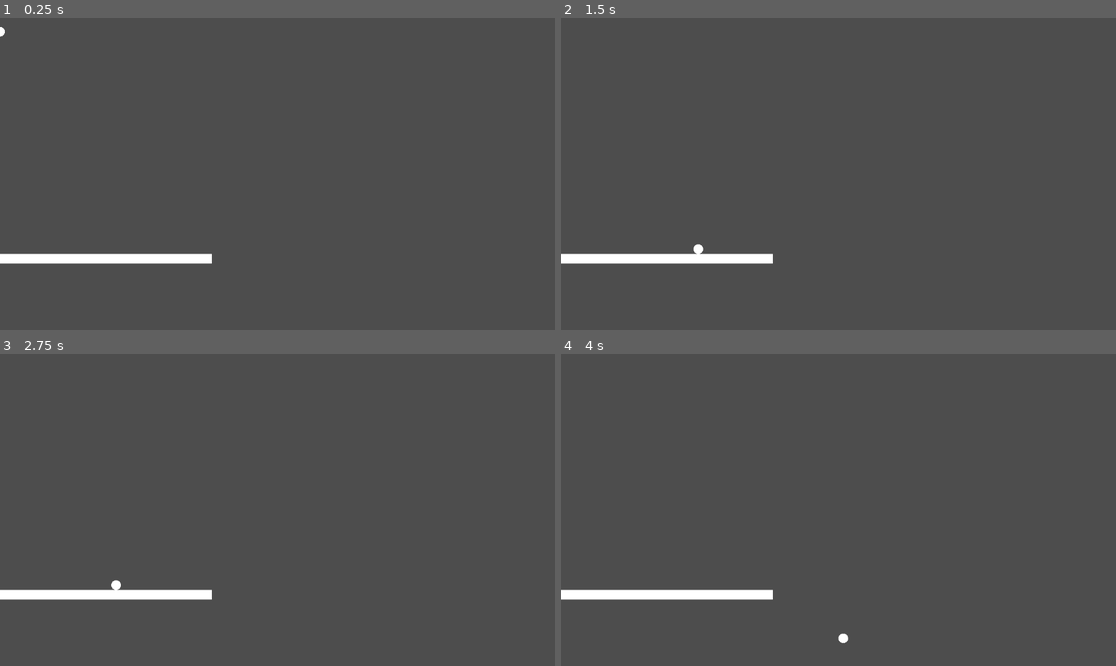
Above: before the commit, frames 1-4 (two rows, left to right).
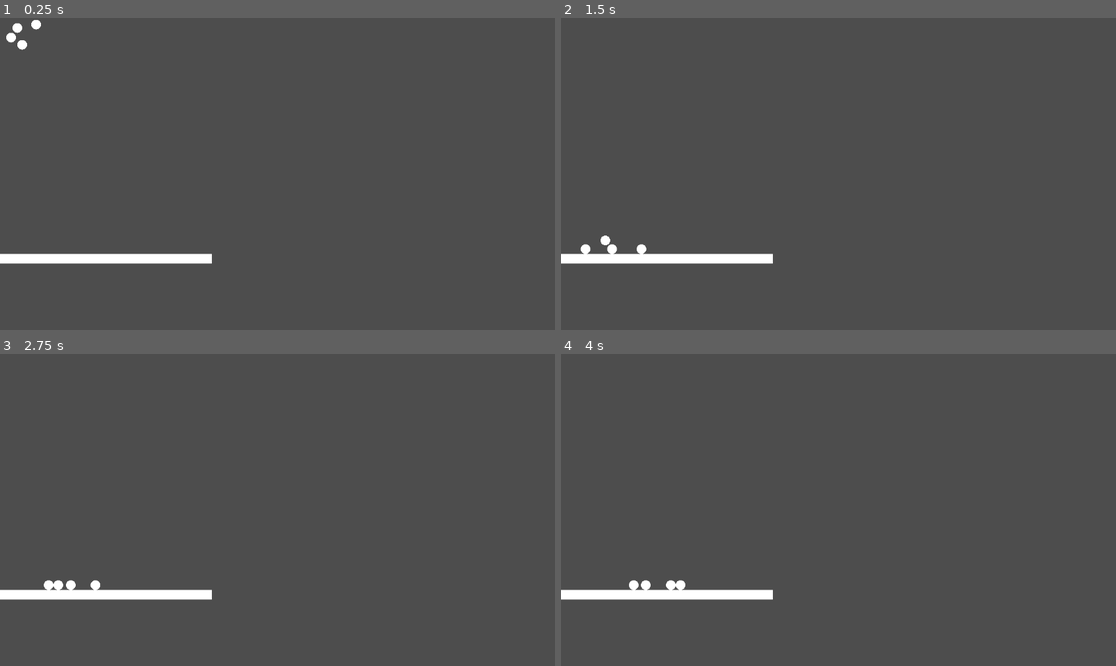
Above: after the commit, the same moments.

Repository: i1rs7/Toy-4-Game-Jam
Game: Godot game, scene res://game files/testing.tscn
Two runs of this game, one before a commit and one after it. Both use one fixed random seed, a clock stepped at 60 frames per second and the inputs below.
Inputs (mouse positions are in pixels of both pictures, inside the frame that each line leads up to):
- Up to frame 1 (0.25 s): no input
- Up to frame 2 (1.5 s): tap Enter (ui_accept) at 0.5, 0.6, 0.77, 1.07, 1.35 s; move the mouse to (960, 158) at 0.52 s; hold Right (ui_right) from 0.53 s (still down); move the mouse to (727, 189) at 1.27 s
- Up to frame 3 (2.75 s): tap Enter (ui_accept) at 1.52, 1.82, 2, 2.1 s; move the mouse to (333, 441) at 2.02 s; release Right (ui_right) at 2.03 s; hold Left (ui_left) from 2.03 s (still down)
- Up to frame 4 (4 s): tap Enter (ui_accept) at 2.75, 2.85, 3.02, 3.32, 3.5, 3.6, 3.77 s; move the mouse to (810, 572) at 2.77 s; release Left (ui_left) at 2.78 s; hold Right (ui_right) from 2.78 s (still down); move the mouse to (1005, 556) at 3.52 s

The runs differ from the first frame. In frame 1, 0.2% of the frame differs, in the area x 0-8%, y 0-11%; in frame 2, 0.2%, in the area x 3-26%, y 69-76%; in frame 3, 0.2%; in frame 4, 0.2%.

Commit message:
Added player movement and selection
Used metadata for selection, and created a script for player manager to cycle selection using a list of addresses.

Diff:
--- a/game files/game elements/player/player.gd
+++ b/game files/game elements/player/player.gd
@@ -4,10 +4,14 @@
 const SPEED = 300.0
 const JUMP_VELOCITY = -400.0
 
+func _physics_process(delta: float) -> void:
+	move(delta)
 
-func _physics_process(delta: float) -> void:
+
+func move(delta: float) -> void:
+	velocity.x = 0 # don't move x if not selected, set movement in selected if loop
 	if not is_on_floor(): velocity += get_gravity() * delta # Add the gravity.
-	if Input.is_action_just_pressed("ui_up") and is_on_floor(): velocity.y = JUMP_VELOCITY # Handle jump.
-	if Input.get_axis("ui_left","ui_right"): velocity.x = Input.get_axis("ui_left","ui_right") * SPEED # move based on left and right
-	else: velocity.x = 0 # don't move if sum is 0
+	if self.get_meta("selected"): # only evaluate movement if the node is selected
+		if Input.is_action_just_pressed("ui_up") and is_on_floor(): velocity.y = JUMP_VELOCITY # Handle jump.
+		if Input.get_axis("ui_left","ui_right"): velocity.x = Input.get_axis("ui_left","ui_right") * SPEED # move based on left and right
 	move_and_slide() # Move by velocity.
--- /dev/null
+++ b/game files/game elements/player/player.tscn
@@ -0,0 +1,19 @@
+[gd_scene load_steps=4 format=3 uid="uid://6embj5fwrr8w"]
+
+[ext_resource type="Script" path="res://game files/game elements/player/player.gd" id="1_mtxyd"]
+
+[sub_resource type="SphereMesh" id="SphereMesh_nsmx0"]
+radius = 10.0
+height = 20.0
+
+[sub_resource type="CircleShape2D" id="CircleShape2D_rveel"]
+
+[node name="player" type="CharacterBody2D"]
+script = ExtResource("1_mtxyd")
+metadata/selected = false
+
+[node name="MeshInstance2D" type="MeshInstance2D" parent="."]
+mesh = SubResource("SphereMesh_nsmx0")
+
+[node name="CollisionShape2D" type="CollisionShape2D" parent="."]
+shape = SubResource("CircleShape2D_rveel")
--- /dev/null
+++ b/game files/game elements/player/player_manager.gd
@@ -0,0 +1,26 @@
+extends Node2D
+
+var player_scene = preload("res://game files/game elements/player/player.tscn")
+var players = []
+var selected_index = 0
+
+func _ready() -> void:
+	for child in get_children(): players.append(child) # put all children adresses into players list
+	players[selected_index].set_meta("selected", true) # select current player: default is so we must select to start.
+
+func _process(delta: float) -> void:
+	if Input.is_action_just_pressed("ui_accept"): cycle_selection()
+
+
+func add_branch():
+	var branch = player_scene.instantiate() # create new player
+	# move new player to desired position
+	# add player ID
+	# select new player, deselect old
+	get_parent().add_child(branch) # add new player to manager scene
+	pass
+
+func cycle_selection():
+	players[selected_index].set_meta("selected", false) # deselect current player
+	selected_index = (selected_index + 1) % players.size() # cycle index
+	players[selected_index].set_meta("selected", true) # select new player
--- a/game files/game elements/player/player_manager.tscn
+++ b/game files/game elements/player/player_manager.tscn
@@ -1,21 +1,19 @@
-[gd_scene load_steps=4 format=3 uid="uid://c8g2jmftvtxij"]
+[gd_scene load_steps=3 format=3 uid="uid://c8g2jmftvtxij"]
 
-[ext_resource type="Script" path="res://game files/game elements/player/player.gd" id="1_f2sc4"]
-
-[sub_resource type="SphereMesh" id="SphereMesh_uuot1"]
-radius = 10.0
-height = 20.0
-
-[sub_resource type="CircleShape2D" id="CircleShape2D_6ni25"]
+[ext_resource type="Script" path="res://game files/game elements/player/player_manager.gd" id="1_on8y1"]
+[ext_resource type="PackedScene" uid="uid://6embj5fwrr8w" path="res://game files/game elements/player/player.tscn" id="2_uwlus"]
 
 [node name="Player Manager" type="Node2D"]
+script = ExtResource("1_on8y1")
 
-[node name="Main" type="CharacterBody2D" parent="."]
-script = ExtResource("1_f2sc4")
-metadata/selected = true
+[node name="player" parent="." instance=ExtResource("2_uwlus")]
+position = Vector2(75, -15)
 
-[node name="MeshInstance2D" type="MeshInstance2D" parent="Main"]
-mesh = SubResource("SphereMesh_uuot1")
+[node name="player2" parent="." instance=ExtResource("2_uwlus")]
+position = Vector2(46, 27)
 
-[node name="CollisionShape2D" type="CollisionShape2D" parent="Main"]
-shape = SubResource("CircleShape2D_6ni25")
+[node name="player3" parent="." instance=ExtResource("2_uwlus")]
+position = Vector2(36, -8)
+
+[node name="player4" parent="." instance=ExtResource("2_uwlus")]
+position = Vector2(23, 12)
